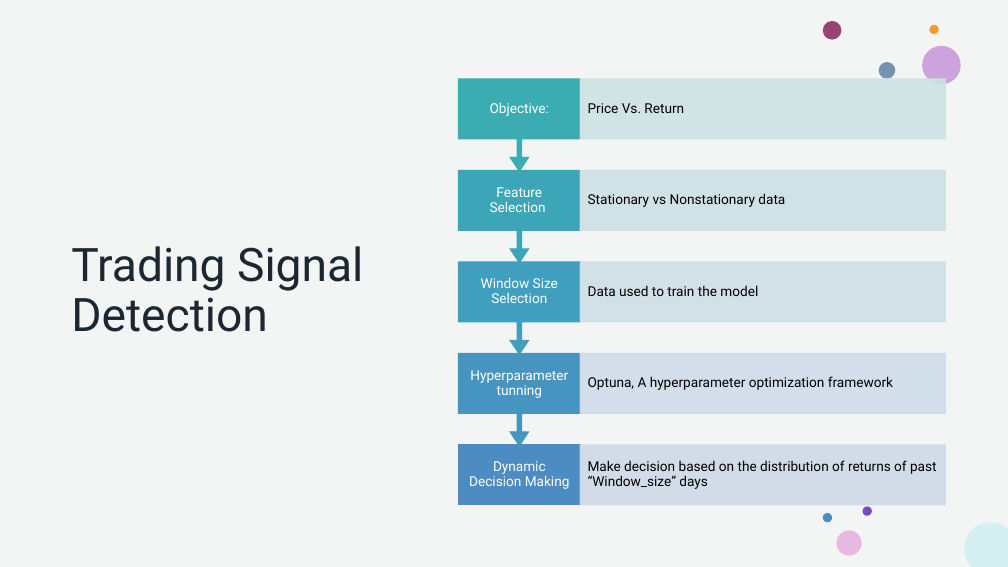
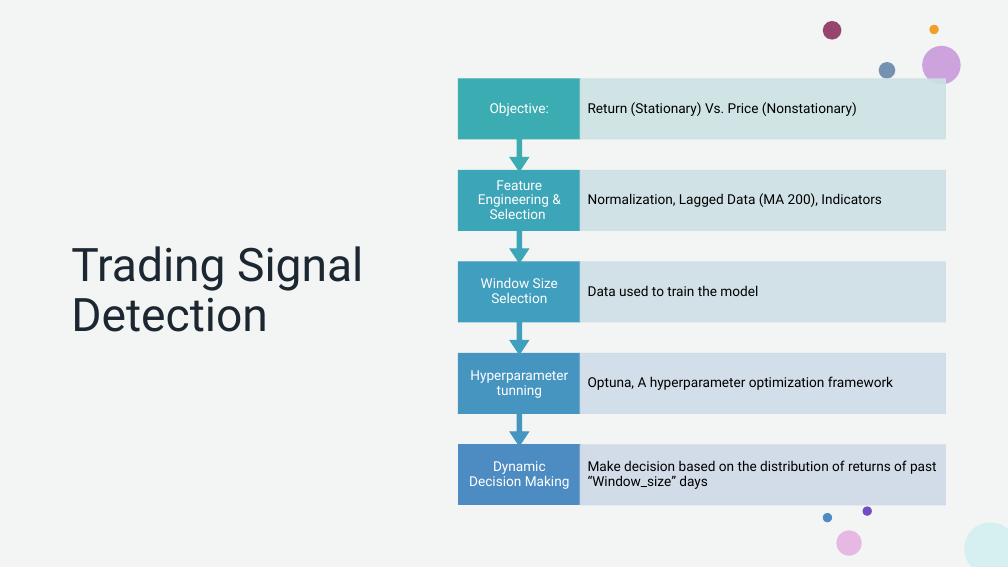
Before and after one commit to howie-zeng/Analyzing-Retail-Sentiment-and-Detecting-Trading-Signals, a slide deck: slide 11 of Presentation.pptx. Drawn at 1008x567 pixels with LibreOffice and Linux fonts; fonts in the diff are those of the drawing. Boxes give left, top, right and bottom in pixels: in the first picture for what was removed or moved away, otherwise in the second. Text is boxed around its words. In the diff, an @@ line names an element or a change of style, - is before the commit and + after.

```diff
--- a/Presentation.pptx
+++ b/Presentation.pptx
@@ text at (588,102,857,116): text changed @@
-Stationary vs Nonstationary data
+Return (Stationary) Vs. Price (Nonstationary)
@@ text removed at (588,103,684,113) @@
-Price Vs. Return
@@ text at (478,180,549,219): text changed @@
-Feature Selection
+Feature Engineering & Selection
@@ text added at (588,193,882,207), 13 pt, text #000000 @@
+Normalization, Lagged Data (MA 200), Indicators
```
Also in this commit, not shown: 4 other slides changed, 1 slide removed.
